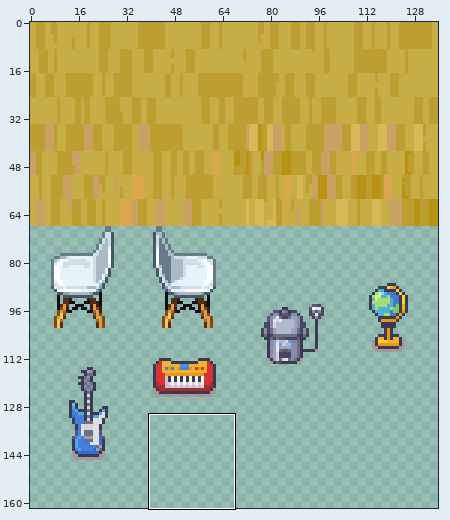
Sprite sheet -- tileset_hs18.png. Above: a wide view before the commit, with the close-up outlined.
Close-up. Before the commit:
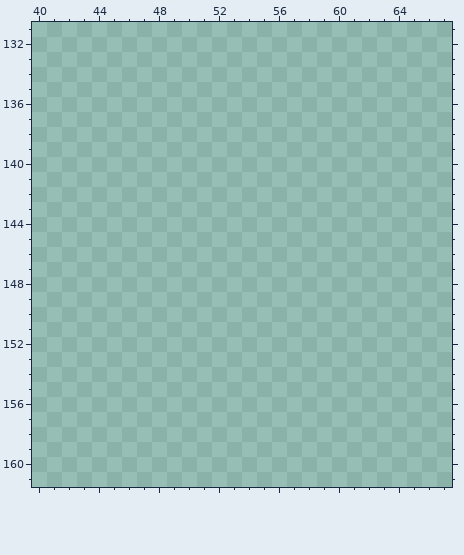
The file is 136x170 pixels. Shown: x 40..67, y 131..161. The wide view leaves out empty margins.
And afterwards:
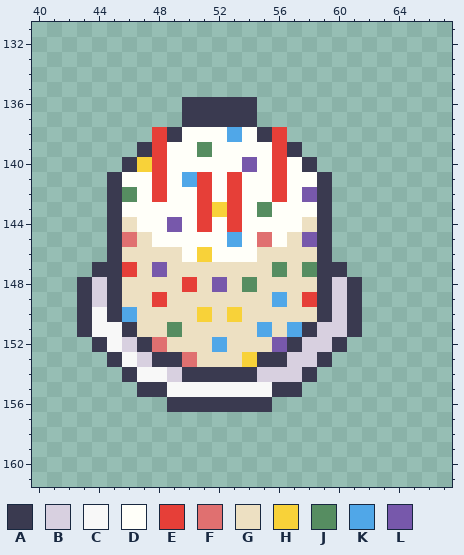
Palette (. is transparent): A #3a3a50  B #d8d0e0  C #f8f8f8  D #fffff9  E #e63f38  F #e07070  G #ede0c2  H #f8d239  J #568d61  K #50a7e8  L #7758ab
The edit:
{"y":136,"x":50,"old":".....","new":"AAAAA"}
{"y":137,"x":50,"old":".....","new":"AAAAA"}
{"y":138,"x":48,"old":".........","new":"EADDDKDAE"}
{"y":139,"x":47,"old":"...........","new":"AEDDJDDDDEA"}
{"y":140,"x":46,"old":".............","new":"AHEDDDDDLDEDA"}
{"y":141,"x":45,"old":"...............","new":"ADDEDKEDEDDEDDA"}
{"y":142,"x":45,"old":"...............","new":"AJDEDDEDEDDEDLA"}
{"y":143,"x":45,"old":"...............","new":"ADDDDDEHEDJDDDA"}
{"y":144,"x":45,"old":"...............","new":"AGDDLDEDEDDDDGA"}
{"y":145,"x":45,"old":"...............","new":"AFGDDDDDKDFDGLA"}
{"y":146,"x":45,"old":"...............","new":"AGGGGDHDDDGGGGA"}
{"y":147,"x":44,"old":".................","new":"AAEGLGGGGGGGJGJAA"}
{"y":148,"x":43,"old":"...................","new":"ABAGGGGEGLGJGGGGABA"}
{"y":149,"x":43,"old":"...................","new":"ABAGGEGGGGGGGKGEABA"}
{"y":150,"x":43,"old":"...................","new":"ACAKGGGGHGHGGGGGABA"}
{"y":151,"x":43,"old":"...................","new":"ACCAGGJGGGGGKGKABBA"}
{"y":152,"x":44,"old":".................","new":"ACBAFGGGKGGGLABBA"}
{"y":153,"x":45,"old":"...............","new":"ACBAAFGGGHAABBA"}
{"y":154,"x":46,"old":".............","new":"ACCBAAAAABBBA"}
{"y":155,"x":47,"old":"...........","new":"AACCCCCCCAA"}
{"y":156,"x":49,"old":".......","new":"AAAAAAA"}
{"label":"added","picture_box":[77,97,362,412]}
